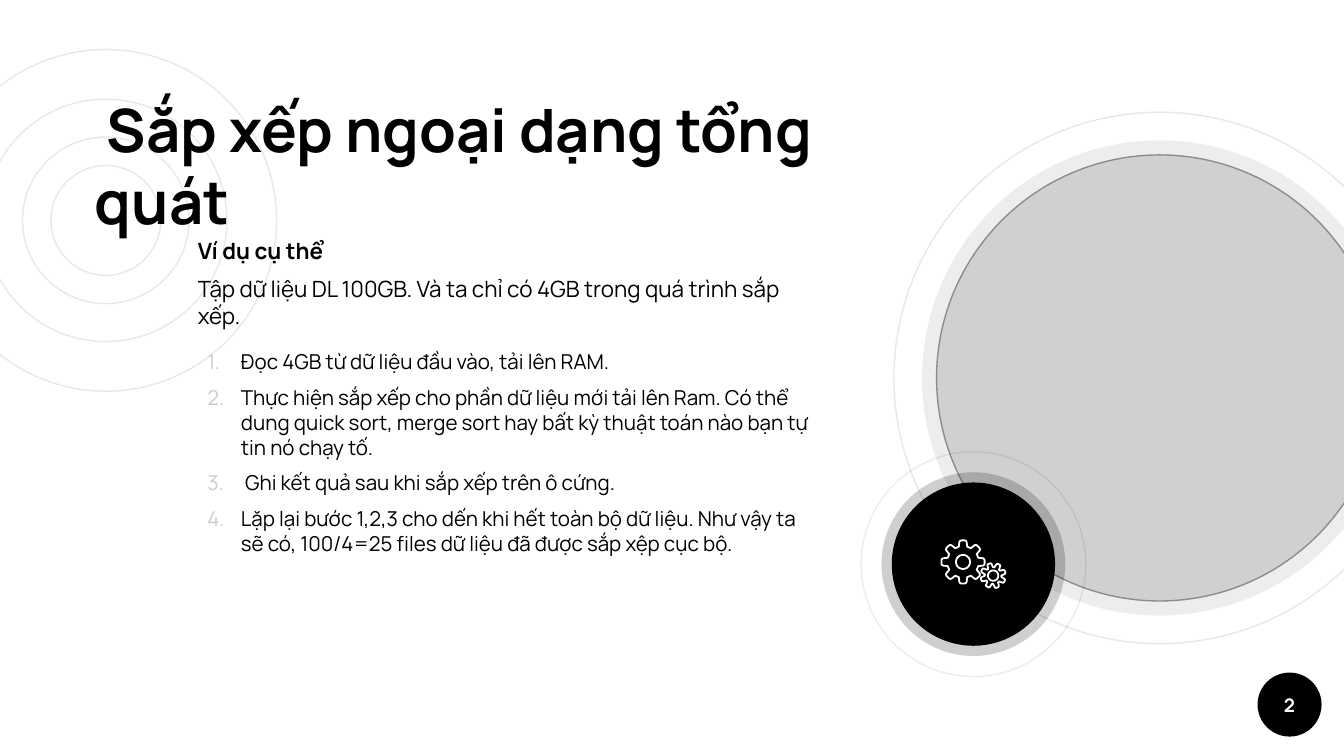
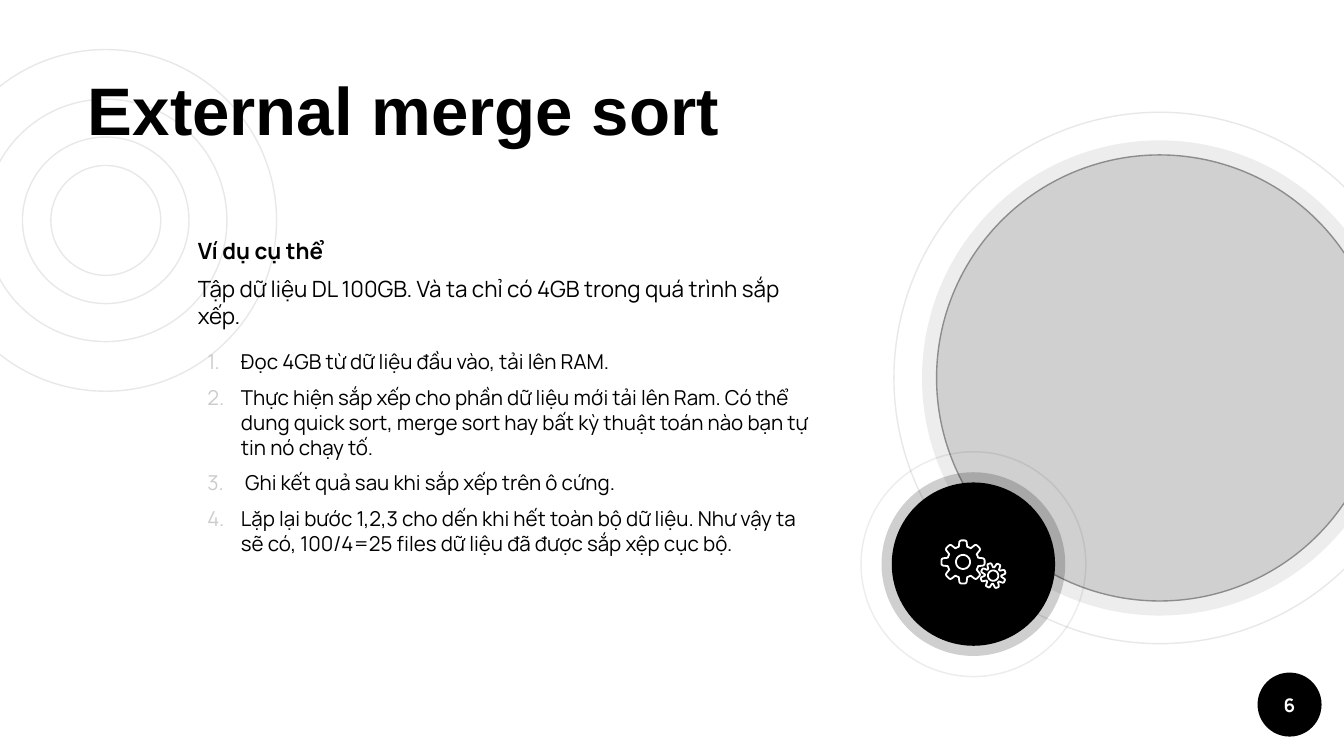
Before and after one commit to Nhatthanh1/CS523_N05, a slide deck: slide 6 of ExternalSort/ESshow.pptx (slide 2 before the commit). Drawn at 1344x756 pixels with LibreOffice and Linux fonts; fonts in the diff are those of the drawing; grey boxes stand for pictures. Boxes give left, top, right and bottom in pixels: in the first picture for what was removed or moved away, otherwise in the second. Text is boxed around its words. In the diff, an @@ line names an element or a change of style, - is before the commit and + after.

```diff
--- a/ExternalSort/ESshow.pptx
+++ b/ExternalSort/ESshow.pptx
@@ title at (x1=88, y1=86, x2=719, y2=148): text changed; size 32 to 36 pt; font Manrope to Arial @@
-Sắp xếp ngoại dạng tổng quát
+External merge sort
@@ page number at (x1=1284, y1=698, x2=1296, y2=713): text changed @@
-2
+6
```
Also in this commit, not shown: 6 other slides changed, 11 slides added, 1 slide removed.
